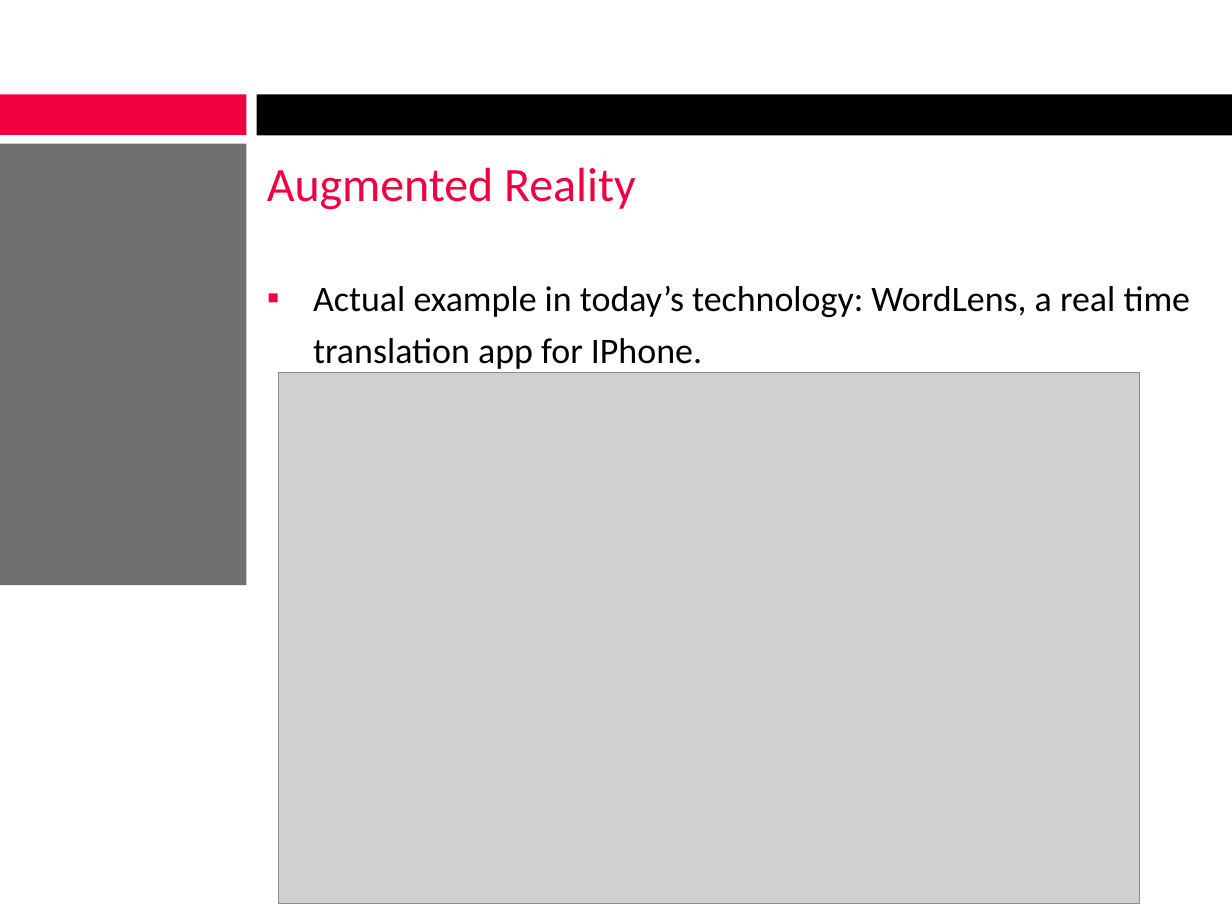
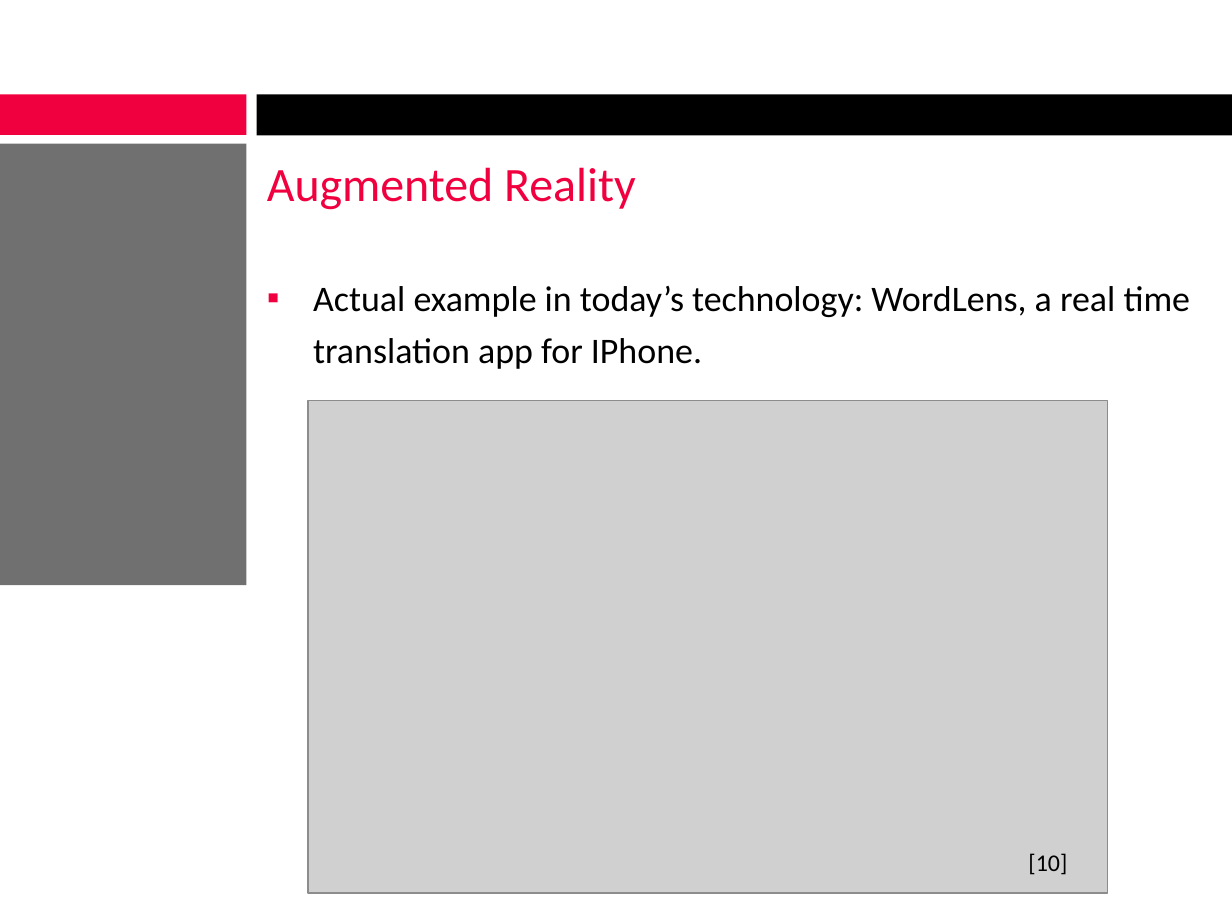
Before and after one commit to alexcraig/RoboWars, a slide deck: slide 28 of docs/presentation_slides/RoboWarsPresentation.pptx. Drawn at 1232x924 pixels with LibreOffice and Linux fonts; fonts in the diff are those of the drawing; grey boxes stand for pictures; background and template pictures are left out. Boxes give left, top, right and bottom in pixels: in the first picture for what was removed or moved away, otherwise in the second. Text is boxed around its words. In the diff, an @@ line names an element or a change of style, - is before the commit and + after.

```diff
--- a/docs/presentation_slides/RoboWarsPresentation.pptx
+++ b/docs/presentation_slides/RoboWarsPresentation.pptx
@@ picture: place and size @@
-picture at [278,373,1140,904]
+picture at [308,400,1108,893]
@@ text added at [1028,853,1067,875], 14 pt, text #000000 @@
+[10]
```
Also in this commit, not shown: 8 other slides changed, 1 slide added, 3 slides removed.
